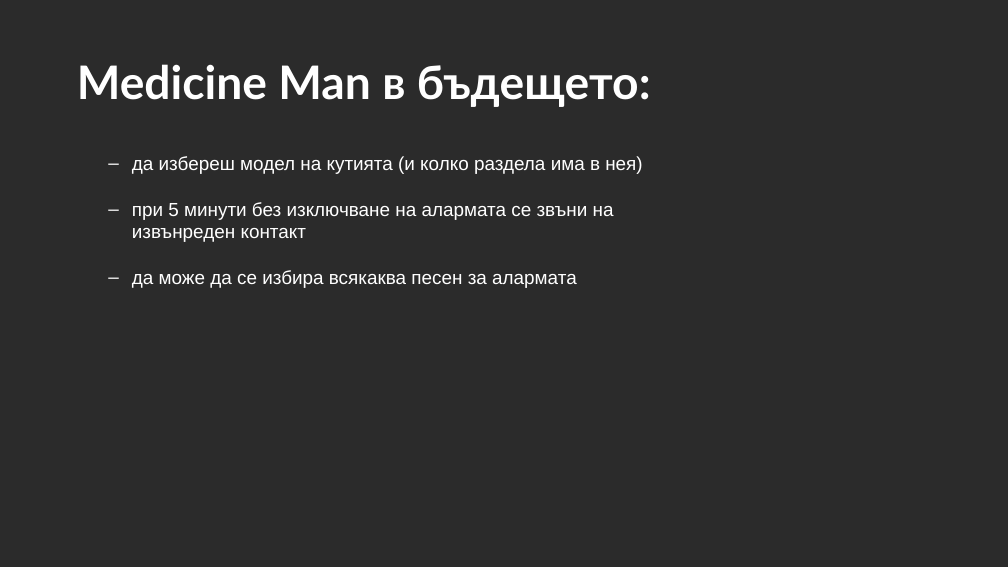
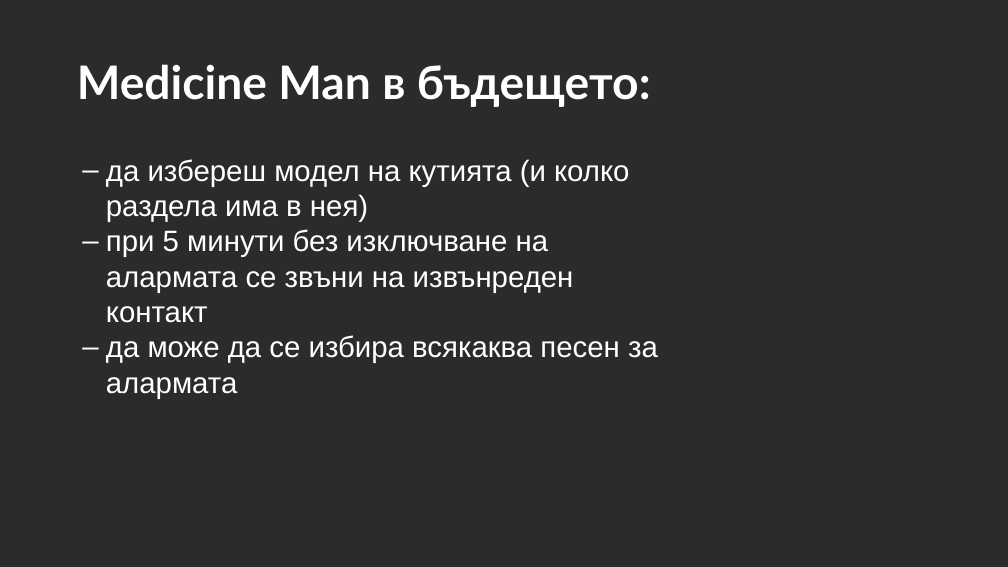
Before and after one commit to VicRattlehead502/Medicine-Man, a slide deck: slide 6 of Prezentaciq.pptx. Drawn at 1008x567 pixels with LibreOffice and Linux fonts; fonts in the diff are those of the drawing; background and template pictures are left out; a plain dark background stands for a picture behind light text. Boxes give left, top, right and bottom in pixels: in the first picture for what was removed or moved away, otherwise in the second. Text is boxed around its words. In the diff, an @@ line names an element or a change of style, - is before the commit and + after.

Commit message:
final presentation

```diff
--- a/Prezentaciq.pptx
+++ b/Prezentaciq.pptx
@@ text "да избереш модел на кутията ..." moved from (x1=132, y1=156, x2=642, y2=288) to (x1=106, y1=159, x2=658, y2=398) @@
@@ text "да избереш модел на кутията ..." at (x1=106, y1=159, x2=658, y2=398): size 18 to 28 pt @@
```
Also in this commit, not shown: 4 other slides changed, 5 slides added, 1 slide removed, 12 other files.
